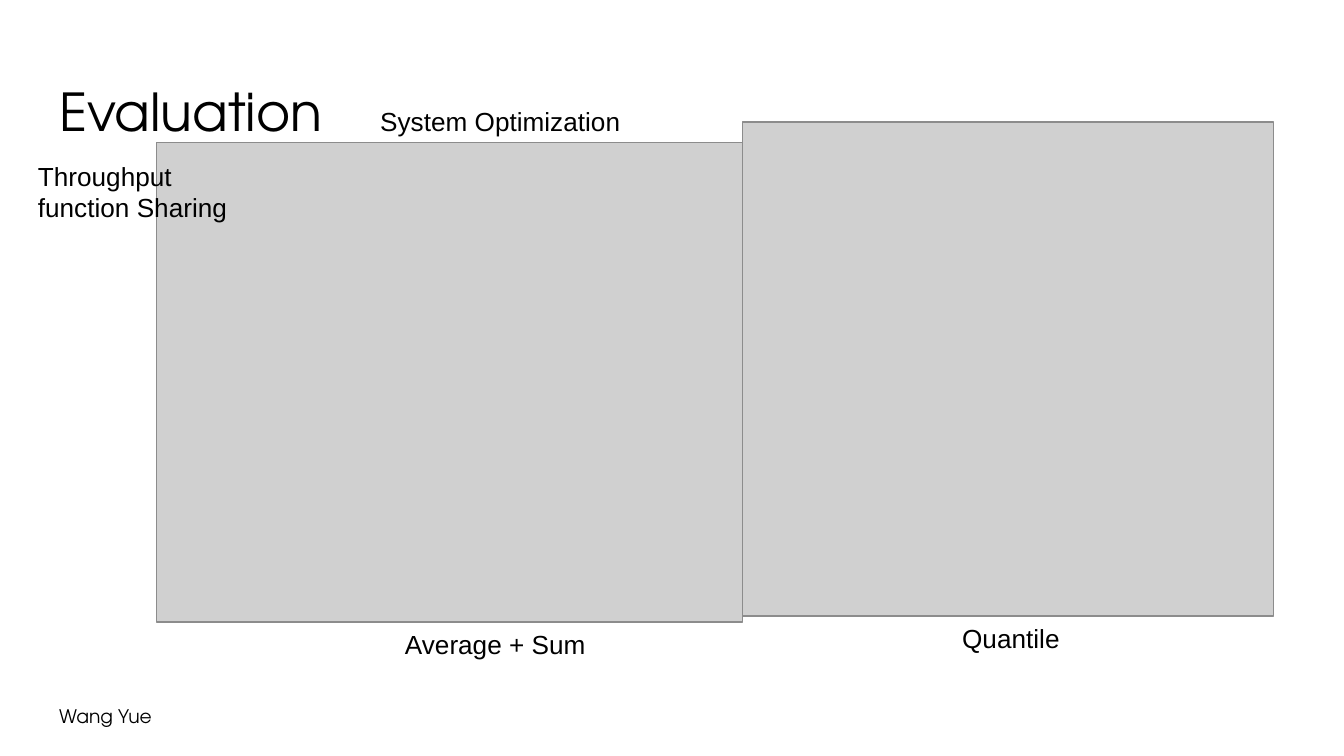
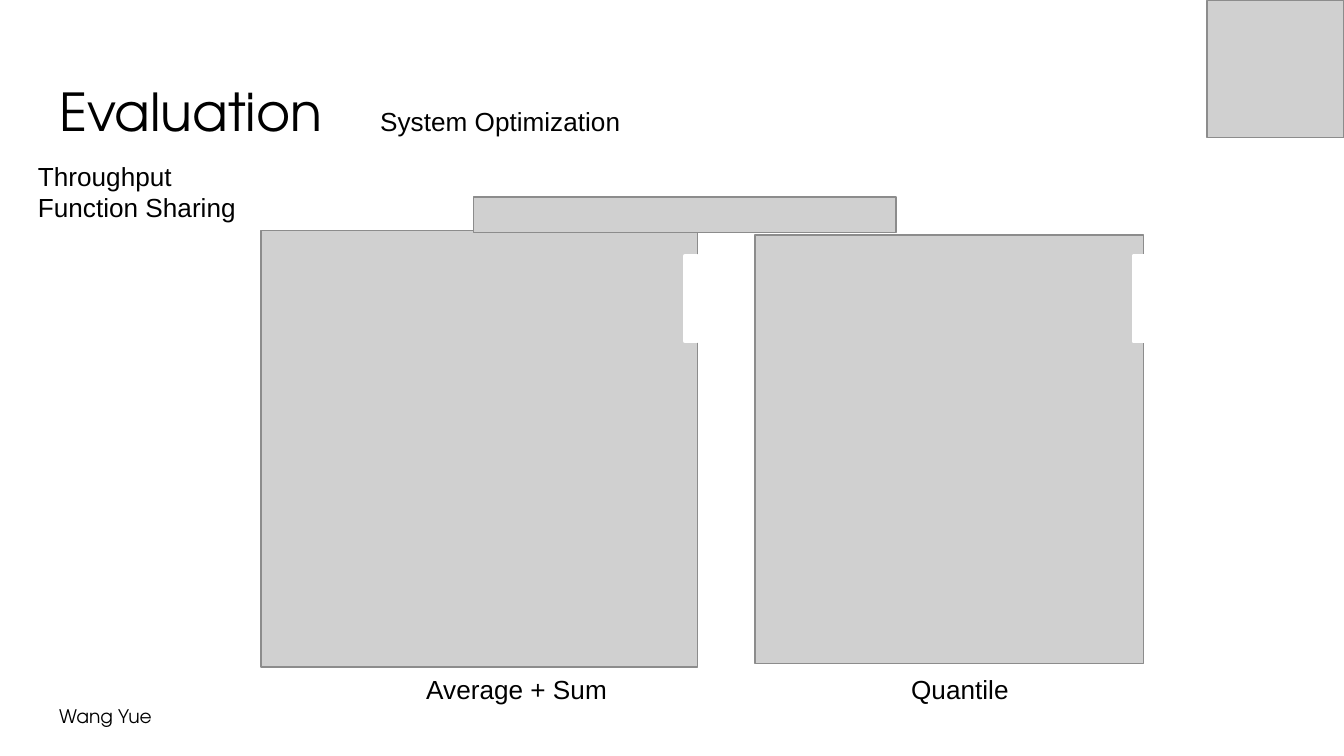
Before and after one commit to wywclmqf/DESengine, a slide deck: slide 33 of FigureScripts/symposium 2022-4.pptx (slide 37 before the commit). Drawn at 1344x756 pixels with LibreOffice and Linux fonts; fonts in the diff are those of the drawing; grey boxes stand for pictures; background and template pictures are left out. Boxes give left, top, right and bottom in pixels: in the first picture for what was removed or moved away, otherwise in the second. Text is boxed around its words. In the diff, an @@ line names an element or a change of style, - is before the commit and + after.

```diff
--- a/FigureScripts/symposium 2022-4.pptx
+++ b/FigureScripts/symposium 2022-4.pptx
@@ picture added at bbox=[1207, 0, 1344, 137] @@
@@ text at bbox=[38, 198, 235, 223]: text changed @@
-function Sharing
+Function Sharing
@@ picture added at bbox=[473, 198, 896, 234] @@
@@ rectangle added at bbox=[1146, 199, 1243, 228], fill #FFFFFF, outline #FFFFFF 2 pt @@
@@ picture: place and size @@
-picture at bbox=[156, 142, 742, 622]
+picture at bbox=[261, 231, 698, 668]
@@ picture: place and size @@
-picture at bbox=[743, 122, 1274, 616]
+picture at bbox=[755, 235, 1144, 664]
@@ rectangle added at bbox=[684, 257, 696, 341], fill #FFFFFF, outline #FFFFFF 2 pt @@
@@ rectangle added at bbox=[1133, 257, 1145, 341], fill #FFFFFF, outline #FFFFFF 2 pt @@
@@ text "Average + Sum": place and size @@
-text "Average + Sum" at bbox=[405, 635, 586, 660]
+text "Average + Sum" at bbox=[426, 680, 607, 705]
@@ text "Quantile": place and size @@
-text "Quantile" at bbox=[962, 629, 1059, 653]
+text "Quantile" at bbox=[911, 680, 1008, 704]
```
Also in this commit, not shown: 29 other slides changed, 4 slides added, 10 slides removed, 5 other files.
